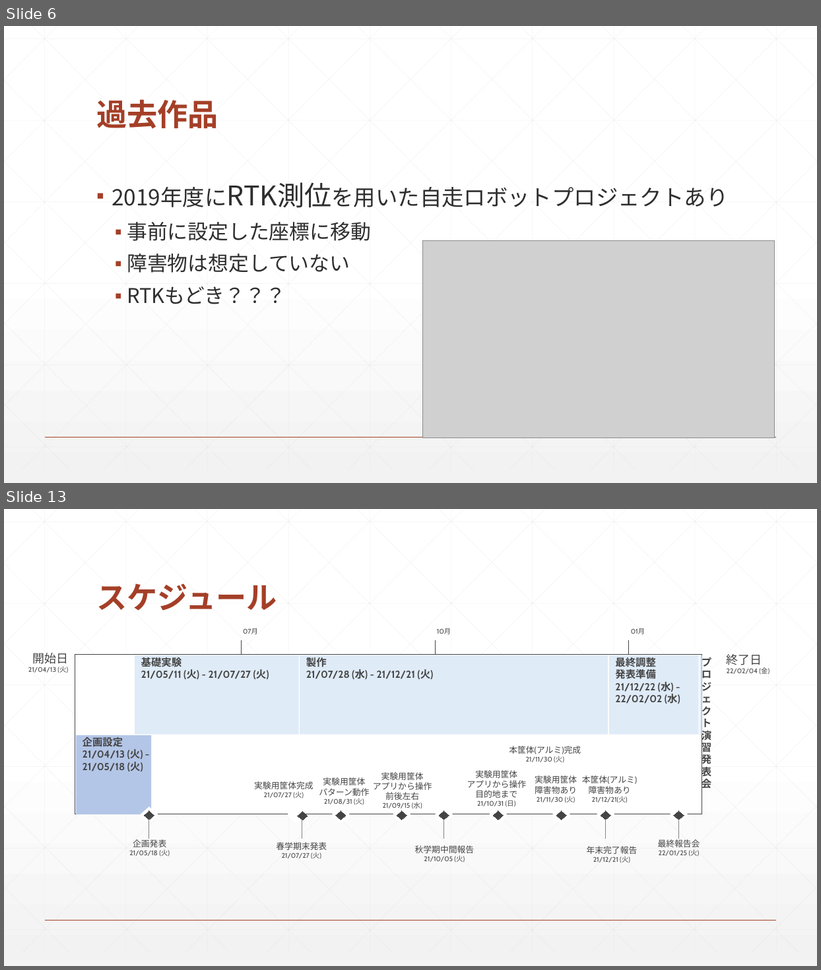
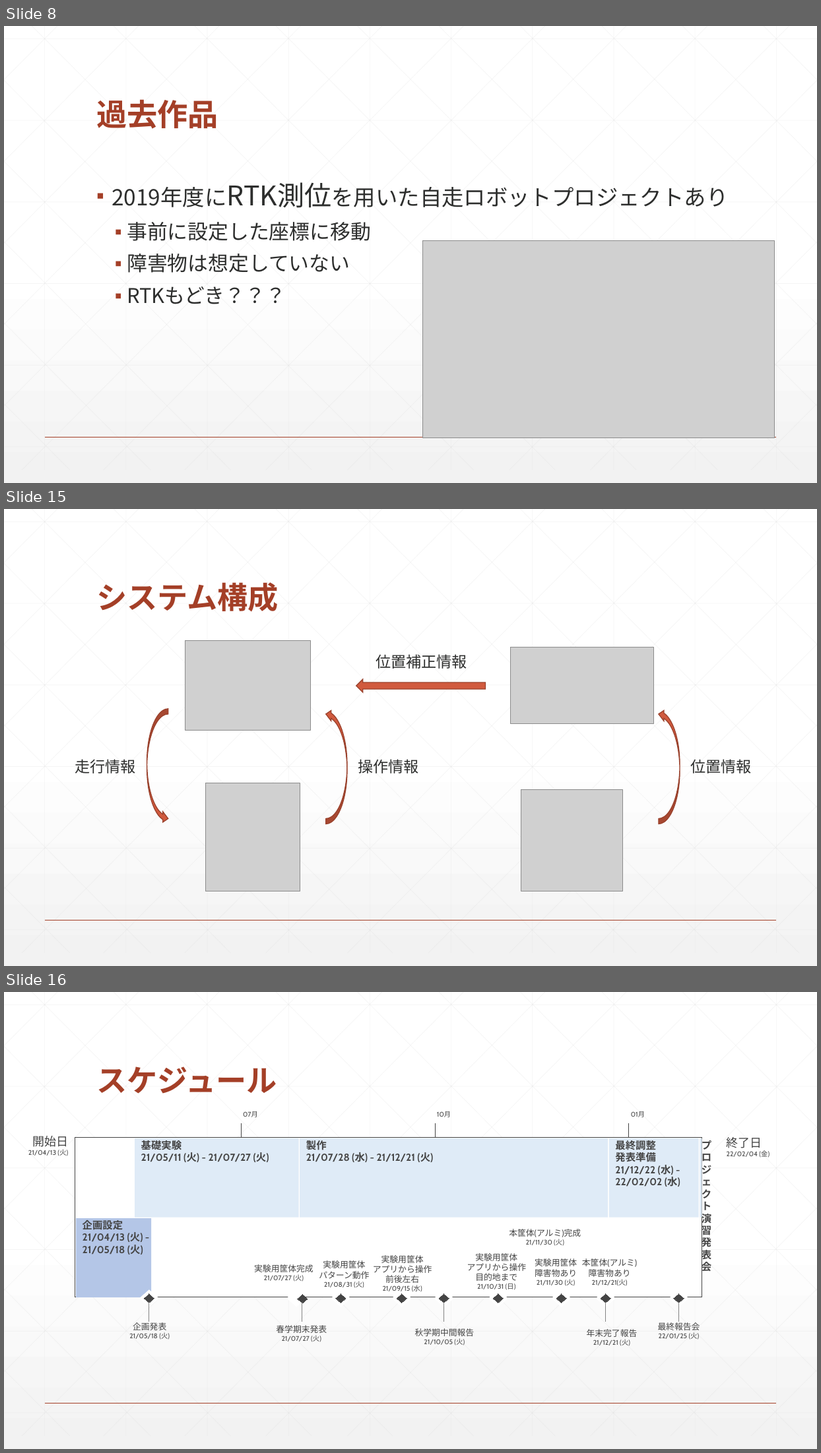
Before and after one commit to moca0511/-, a slide deck: docs/企画発表/企画発表.pptx. Shown one above the other, each under a label of ours: slides 6 and 13 before the commit, slides 8, 15 and 16 after it; the slides between them are not shown. The pictures are 821x970 and 821x1453 pixels, drawn with LibreOffice and Linux fonts; fonts in the diff are those of the drawing; grey boxes stand for pictures. Boxes give left, top, right and bottom in pixels: in the first picture for what was removed or moved away, otherwise in the second. Text is boxed around its words. In the diff, an @@ line names an element or a change of style, - is before the commit and + after.

```diff
--- a/docs/企画発表/企画発表.pptx
+++ b/docs/企画発表/企画発表.pptx
@@ slide 15 added at [4, 509, 817, 966], background gradient #FFFFFF to #F2F2F2; not listed: 47 template elements that a slide beside it also shows @@
@@ title added at [96, 582, 279, 612], 36 pt, text #A43F27, bold @@
+システム構成
@@ picture added at [186, 641, 311, 730] @@
@@ text added at [376, 654, 467, 669], 18 pt, text #2D2E2D @@
+位置補正情報
@@ picture added at [511, 648, 654, 723] @@
@@ left arrow added at [356, 679, 486, 692], fill #D15A3E, outline #9B432E 1 pt @@
@@ curved up arrow added at [147, 709, 168, 824], fill #D15A3E, outline #9B432E 1 pt @@
@@ curved up arrow added at [326, 709, 347, 824], fill #D15A3E, outline #9B432E 1 pt @@
@@ curved up arrow added at [659, 709, 680, 824], fill #D15A3E, outline #9B432E 1 pt @@
@@ text added at [75, 759, 135, 774], 18 pt, text #2D2E2D @@
+走行情報
@@ text added at [358, 759, 418, 774], 18 pt, text #2D2E2D @@
+操作情報
@@ text added at [691, 759, 752, 774], 18 pt, text #2D2E2D @@
+位置情報
@@ picture added at [206, 784, 300, 891] @@
@@ picture added at [521, 790, 623, 892] @@
@@ what was slide 6 is now slide 8 @@
@@ what was slide 13 is now slide 16 @@
```
Also in this commit, not shown: 7 slides changed, 3 other slides added, 1 slide removed, 3 other files.
